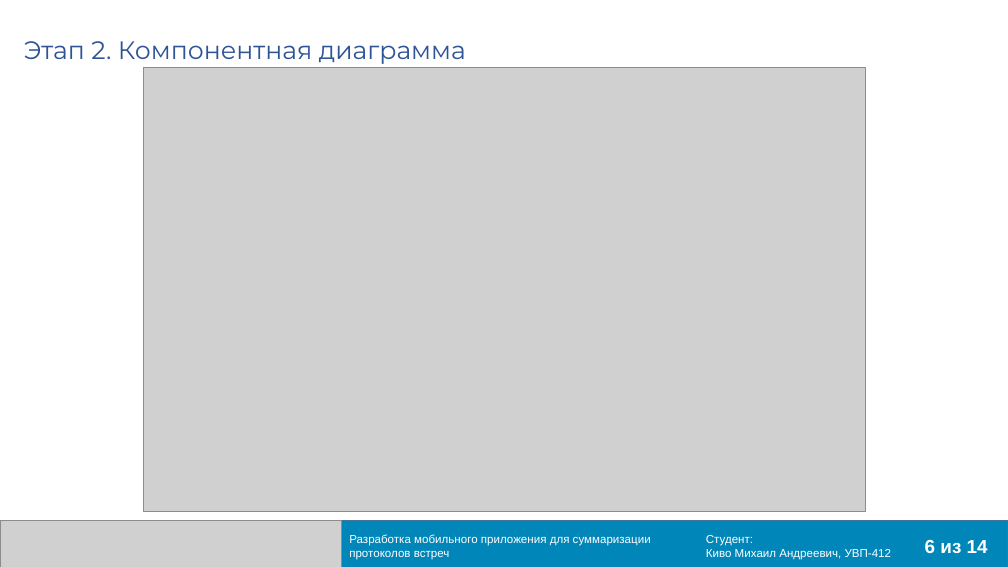
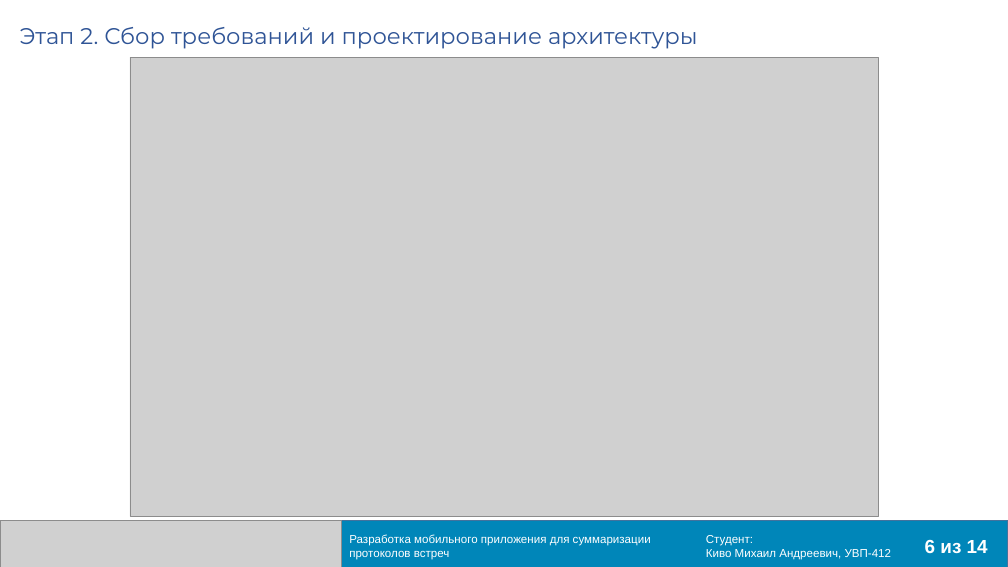
Before and after one commit to Meetings-UVP412/VKR, a slide deck: slide 6 of Презентация Киво Михаил УВП-412.pptx. Drawn at 1008x567 pixels with LibreOffice and Linux fonts; fonts in the diff are those of the drawing; grey boxes stand for pictures. Boxes give left, top, right and bottom in pixels: in the first picture for what was removed or moved away, otherwise in the second. Text is boxed around its words. In the diff, an @@ line names an element or a change of style, - is before the commit and + after.

```diff
--- a/Презентация Киво Михаил УВП-412.pptx
+++ b/Презентация Киво Михаил УВП-412.pptx
@@ title at (20, 27, 698, 49): text changed; size 24 to 21.6 pt @@
-Этап 2. Компонентная диаграмма
+Этап 2. Сбор требований и проектирование архитектуры
@@ picture: place and size @@
-picture at (143, 68, 865, 511)
+picture at (130, 57, 878, 516)
```
Also in this commit, not shown: 10 other slides changed, 2 other files.
